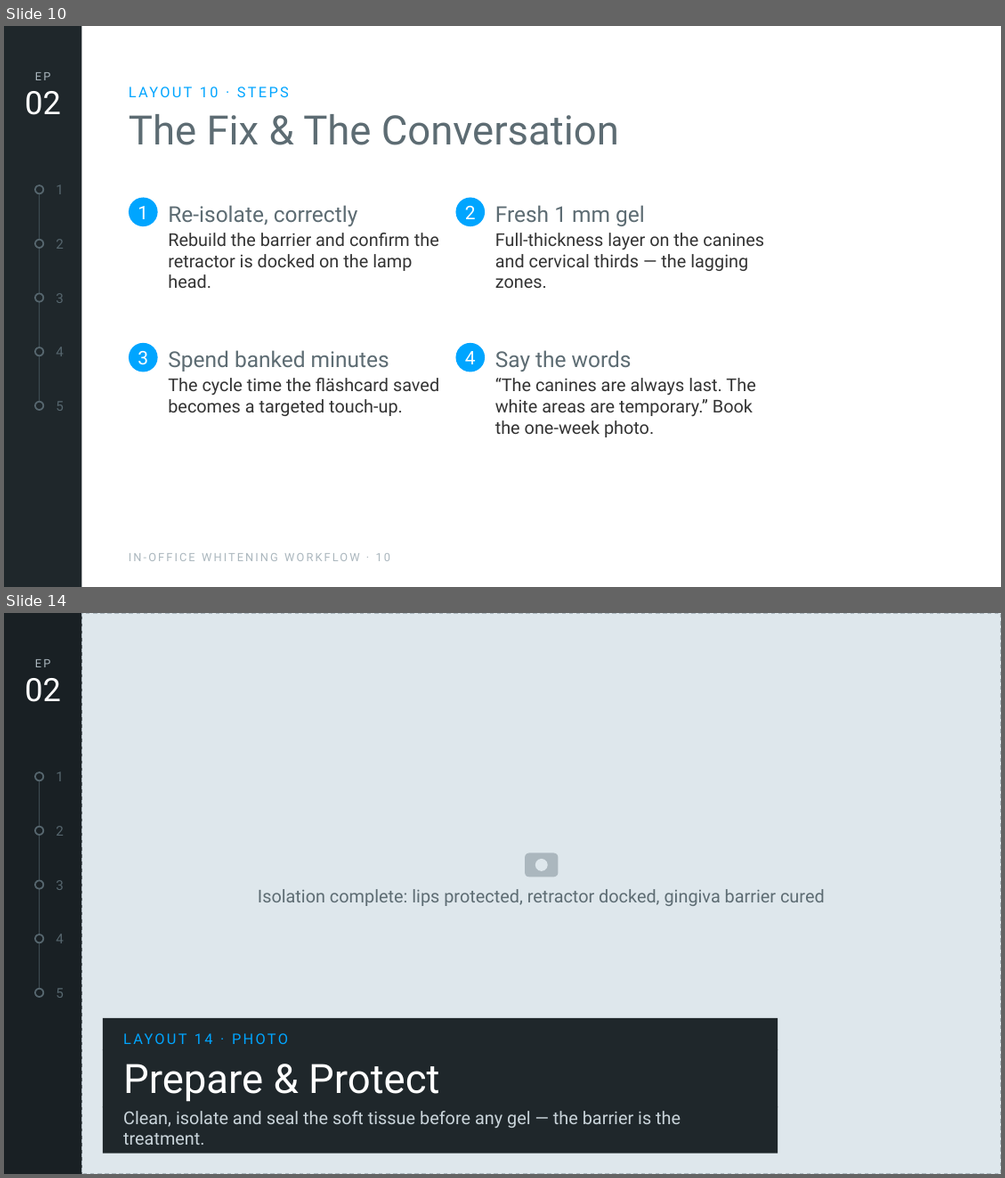
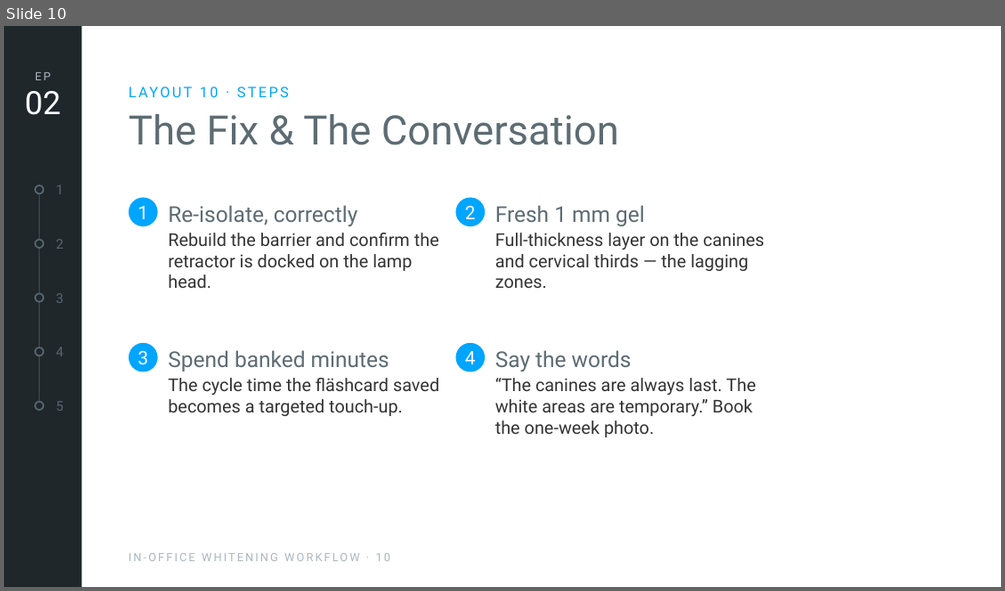
Before and after one commit to grafitecture/flaeshcampus, a slide deck: skill/flaesh-campus/assets/template/flaesh-campus-template.pptx. Shown one above the other, each under a label of ours: slides 10 and 14 before the commit, slide 10 after it; the slides between them are not shown. The pictures are 1005x1178 and 1005x591 pixels, drawn with LibreOffice and Linux fonts; fonts in the diff are those of the drawing; background and template pictures are left out. Boxes give left, top, right and bottom in pixels: in the first picture for what was removed or moved away, otherwise in the second. Text is boxed around its words. In the diff, an @@ line names an element or a change of style, - is before the commit and + after.

```diff
--- a/skill/flaesh-campus/assets/template/flaesh-campus-template.pptx
+++ b/skill/flaesh-campus/assets/template/flaesh-campus-template.pptx
@@ slide 14 removed at (4,613,1001,1174), background #1F272B; not listed: 1 template element that a slide beside it also shows @@
@@ rectangle removed at (4,613,81,1174) @@
@@ rectangle removed at (81,613,1001,1174) @@
@@ text removed at (24,678,61,702) @@
-02
@@ ellipse removed at (35,772,44,780) @@
@@ text removed at (56,772,64,781) @@
-1
@@ rectangle removed at (39,777,40,993) @@
@@ ellipse removed at (35,826,44,835) @@
@@ text removed at (56,826,64,835) @@
-2
@@ rounded rectangle removed at (526,853,558,877) @@
@@ ellipse removed at (535,859,548,871) @@
@@ ellipse removed at (35,881,44,889) @@
@@ text removed at (56,880,64,890) @@
-3
@@ text removed at (258,889,825,906) @@
-Isolation complete: lips protected, retractor docked, gingiva barrier cured
@@ ellipse removed at (35,934,44,943) @@
@@ text removed at (56,933,64,943) @@
-4
@@ ellipse removed at (35,989,44,997) @@
@@ text removed at (56,988,64,997) @@
-5
@@ text removed at (103,1018,778,1051) @@
-LAYOUT 14 · PHOTO
@@ title removed at (123,1063,439,1102) @@
-Prepare & Protect
@@ text removed at (103,1107,778,1153) @@
-Clean, isolate and seal the soft tissue before any gel — the barrier is the treatment.
```
Also in this commit, not shown: 9 slides changed, 2 slides added, 28 other files.
